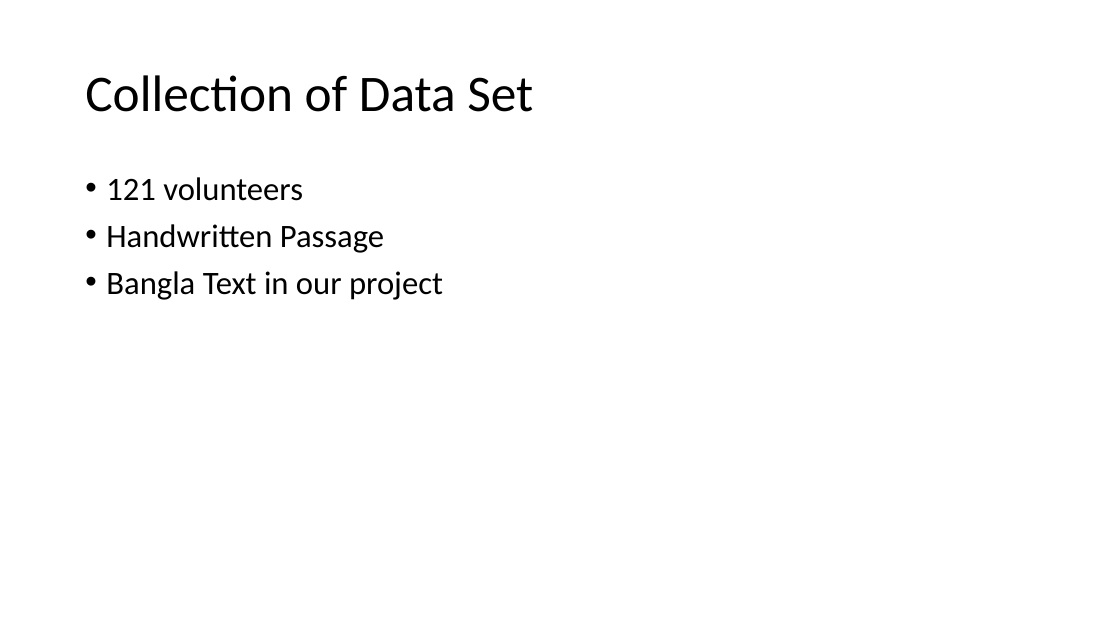
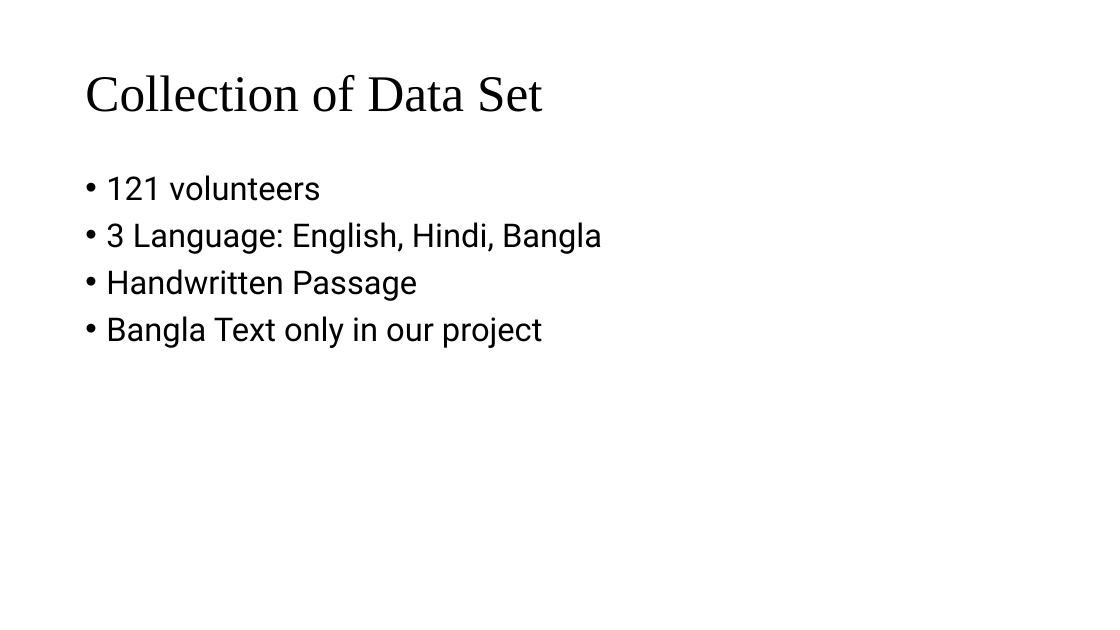
Before and after one commit to TheAnonymousMan/local-language-recognition-gcelt-class-2021, a slide deck: slide 8 of Documentation/4th Year Project Presentation.pptx (slide 6 before the commit). Drawn at 1120x630 pixels with LibreOffice and Linux fonts; fonts in the diff are those of the drawing. Boxes give left, top, right and bottom in pixels: in the first picture for what was removed or moved away, otherwise in the second. Text is boxed around its words. In the diff, an @@ line names an element or a change of style, - is before the commit and + after.

```diff
--- a/Documentation/4th Year Project Presentation.pptx
+++ b/Documentation/4th Year Project Presentation.pptx
@@ title "Collection of Data Set" at bbox=[85, 75, 543, 112]: font Calibri to Times New Roman @@
@@ text at bbox=[106, 175, 417, 301]: font Calibri to Roboto in "121 volunteers", "Handwritten Passage" @@
@@ text at bbox=[106, 222, 602, 254]: paragraph added @@
+• 3 Language: English, Hindi, Bangla
@@ text at bbox=[106, 316, 543, 348]: text changed; font Calibri to Roboto @@
-• Bangla Text in our project
+• Bangla Text only in our project
```
Also in this commit, not shown: 10 other slides changed, 1 slide added, 2 slides removed.
